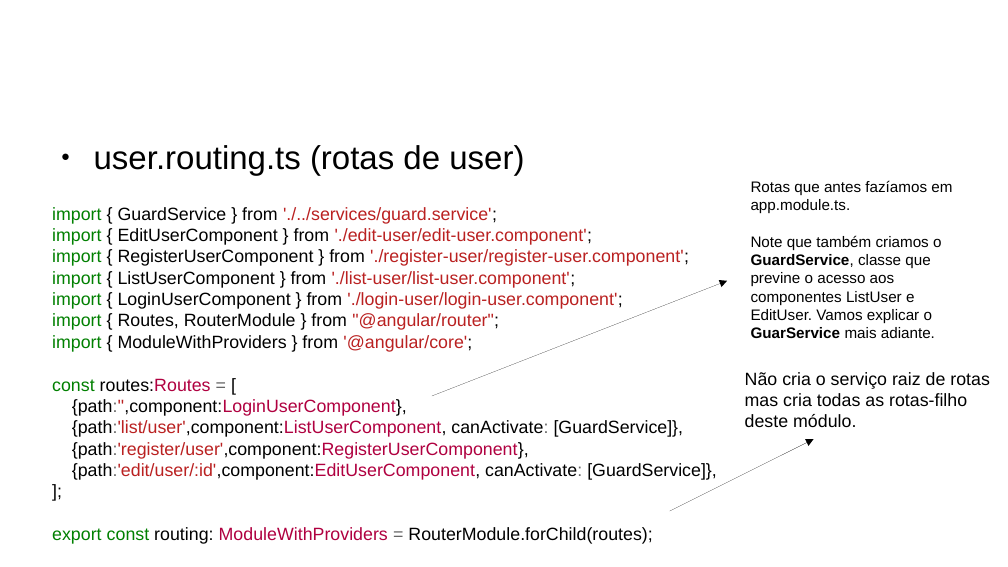
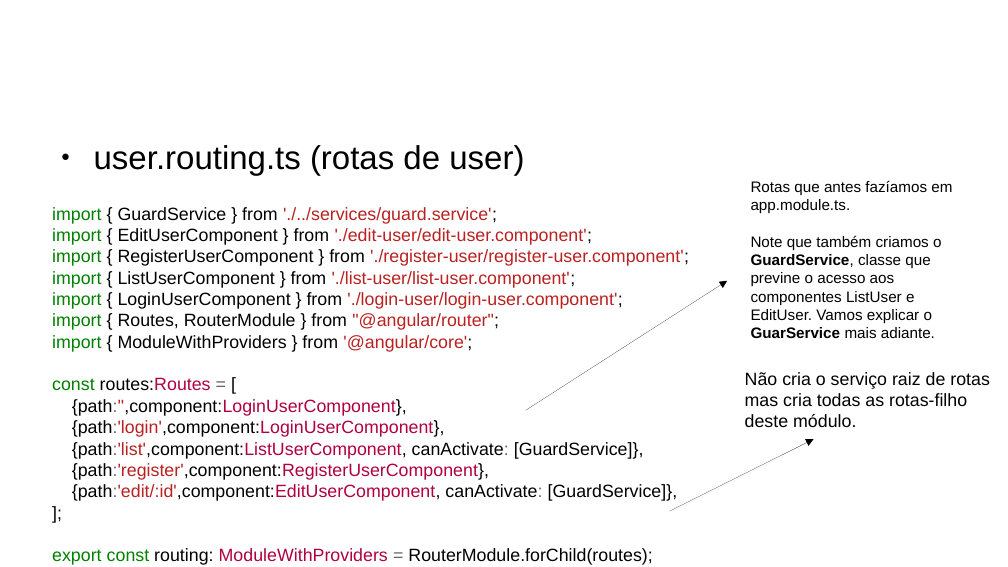
Before and after one commit to CCastro01/PIW-2019_1, a slide deck: slide 9 of SLIDES/14 - Refatoração do Projeto CRUD.odp. Drawn at 1008x567 pixels with LibreOffice and Linux fonts; fonts in the diff are those of the drawing; background and template pictures are left out. Boxes give left, top, right and bottom in pixels: in the first picture for what was removed or moved away, otherwise in the second. Text is boxed around its words. In the diff, an @@ line names an element or a change of style, - is before the commit and + after.

Commit message:
login no express

```diff
--- a/SLIDES/14 - Refatoração do Projeto CRUD.odp
+++ b/SLIDES/14 - Refatoração do Projeto CRUD.odp
@@ arrow moved from (432, 396) - (727, 281) to (526, 411) - (727, 281) @@
@@ text at (x1=72, y1=420, x2=678, y2=501): text changed @@
-{path:'list/user',component:ListUserComponent, canActivate: [GuardService]},
-{path:'register/user',component:RegisterUserComponent},
-{path:'edit/user/:id',component:EditUserComponent, canActivate: [GuardService]},
+{path:'login',component:LoginUserComponent},
+{path:'list',component:ListUserComponent, canActivate: [GuardService]},
+{path:'register',component:RegisterUserComponent},
+{path:'edit/:id',component:EditUserComponent, canActivate: [GuardService]},
```
Also in this commit, not shown: 6 other slides changed, 2 slides removed, 12 other files.
